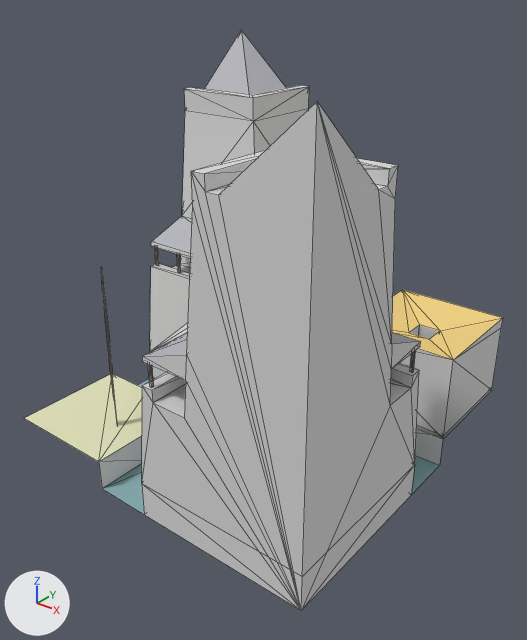
The OBJ model assets/stl_export/c2cw.obj as it was, and as the next commit left it.
Before and after are seen from a 50 mm lens placed at (35.0, -43.9, 35.3), pointed at (1.2, -1.7, 9.1). Every picture has the same lights, and +X, +Y and +Z are marked at lower left. The picture after the commit comes second. Mesh edges are drawn as thin lines. Where no turn or scale is listed for an object, it has been applied to the vertices. Vertices at exactly the same position are counted once.

Names of what the first picture shows: 'c2cw'.
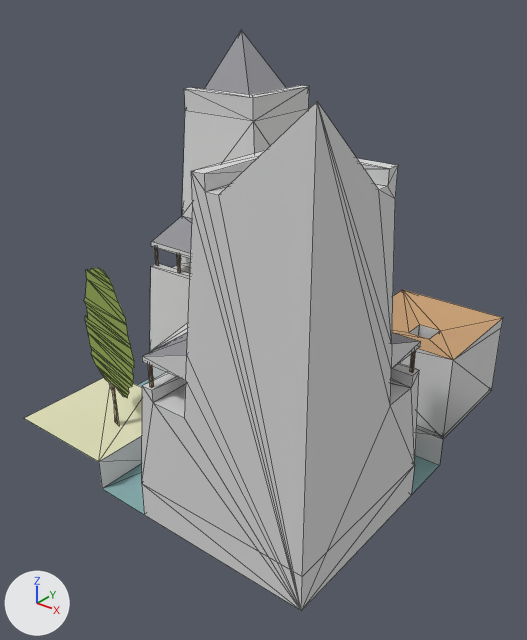
Pixel boxes [x1, y1, x2, y2] of what changed, in the pictures (527 x 640 px; the box of a moved part takes in the faces that stretch with it):
```json
{"object": "c2cw", "change": "recoloured, reshaped", "before": [24, 30, 503, 611], "after": [24, 30, 503, 611]}
{"part": 1, "of": "me_c2cw", "change": "moved or reshaped", "before": [101, 268, 115, 399], "after": [84, 268, 130, 403]}
{"part": 2, "of": "me_c2cw", "change": "recoloured", "after": [112, 384, 119, 425]}
{"part": 3, "of": "me_c2cw", "change": "recoloured", "before": [106, 312, 114, 392], "after": [85, 312, 134, 398]}
```

Edits to the scene script, one JSON object a line:
```json
{"op": "set", "path": "mat_castleroof.base_color", "old": "(0.471, 0.471, 0.51)", "new": "(0.294, 0.294, 0.318)", "note": "grey #b7b7bd -> grey #949499"}
{"op": "set", "path": "mat_material.base_color", "old": "(0.878, 0.639, 0.224)", "new": "(0.577, 0.349, 0.176)", "note": "yellow #f1d182 -> brown #c89f74"}
{"op": "add", "block": "mat_tree", "code": ["mat_tree = principled_material('tree')", "mat_tree.base_color = (0.294, 0.4, 0.0902)  # green #94aa55", "mat_tree.roughness = 1.0"]}
{"block": "me_c2cw", "where": "me_c2cw.from_pydata(...)  # 366 vertices, 630 faces; spans x -15.0..15.0, y -15.0..15.0, z -3.0..29.6"}
{"block": "me_c2cw", "where": "# used by ob_c2cw; location = (0.0, 0.0, 0.0)"}
{"block": "me_c2cw", "change": "me_c2cw part 1"}
{"block": "me_c2cw", "change": "24 vertices are removed from x -11.2..-5.0, y -12.9..-7.9, z 2.8..14.1"}
{"block": "me_c2cw", "change": "34 faces are deleted"}
{"block": "me_c2cw", "change": "4 vertices in x -11.3..-11.1, y -7.9..-7.8, z 5.6..8.4 move by (-0.8, -1.6, 0.0)"}
{"block": "me_c2cw", "change": "4 vertices in x -4.8..-4.6, y -13.2..-13.1, z 6.4..9.1 move by (0.8, 1.6, 0.0)"}
{"block": "me_c2cw", "change": "3 vertices in x -7.8..-7.7, y -10.7, z 1.1..3.6 move by (0.1, 0.1, 0.0)"}
{"block": "me_c2cw", "change": "3 vertices in x -8.2..-8.1, y -10.4..-10.3, z 1.5..3.6 move by (-0.1, -0.1, 0.0)"}
{"block": "me_c2cw", "change": "3 vertices in x -11.0..-10.9, y -8.1..-8.0, z 4.9..9.0 move by (-0.7, -1.5, 0.0)"}
{"block": "me_c2cw", "change": "20 vertices move from x -11.3..-4.5, y -13.3..-7.8, z -0.3..8.5 to x -12.2..-3.6, y -11.6..-9.4, z -0.3..8.5"}
{"block": "me_c2cw", "change": "24 vertices are added at x -12.0..-4.3, y -11.5..-9.5, z 2.8..14.1"}
{"block": "me_c2cw", "change": "9 new faces join them, mat_straw (beige #b29c7d)"}
{"block": "me_c2cw", "change": "25 new faces join them, mat_tree (green #94aa55)"}
{"block": "me_c2cw", "change": "me_c2cw part 2: 11 faces spanning x -8.4..-7.6, y -10.6..-10.4, z -0.3..3.6 switch from mat_w (beige #e2e2bc) to mat_straw (beige #b29c7d)"}
{"block": "me_c2cw", "change": "me_c2cw part 3: 25 faces spanning x -12.2..-3.6, y -11.6..-9.4, z 3.4..9.1 switch from mat_w (beige #e2e2bc) to mat_tree (green #94aa55)"}
```
